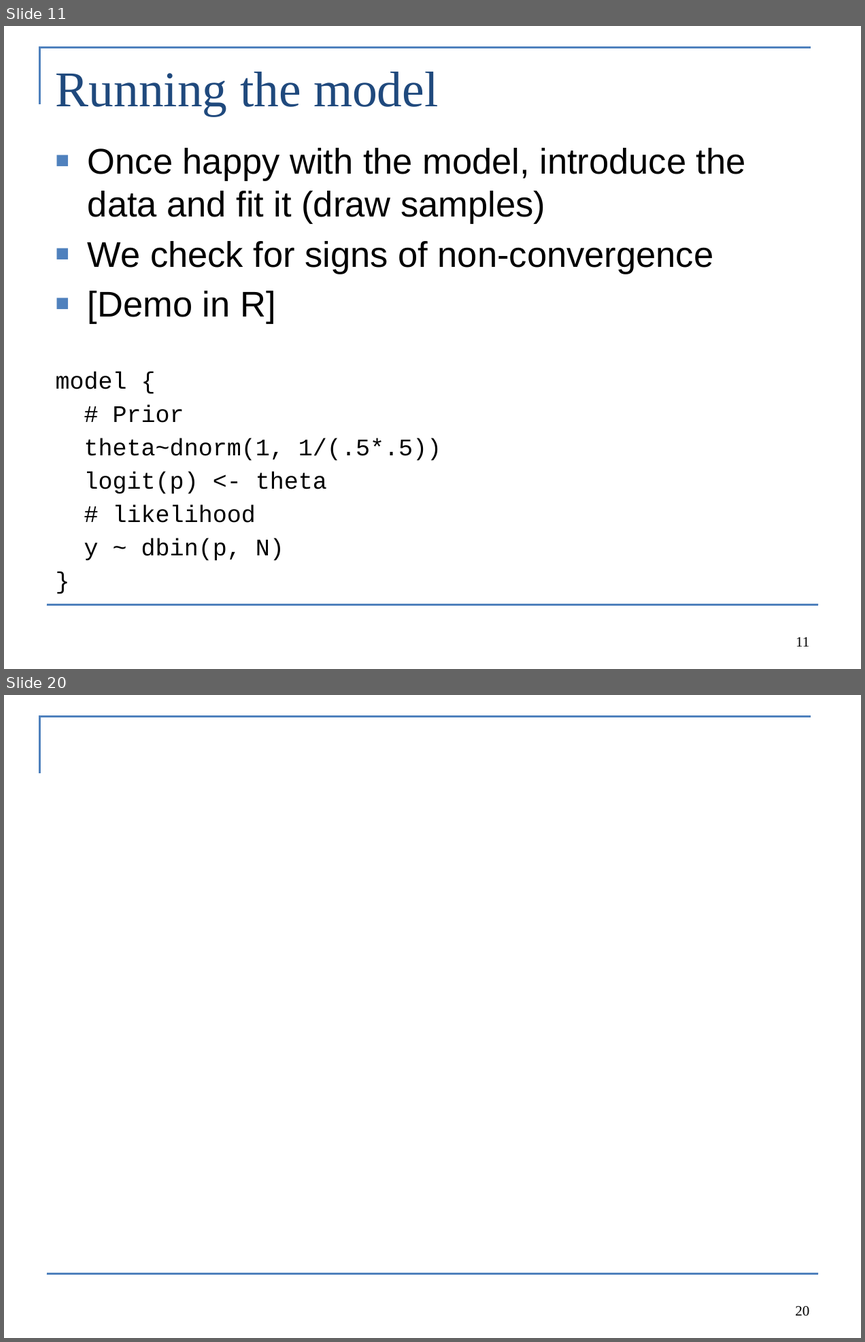
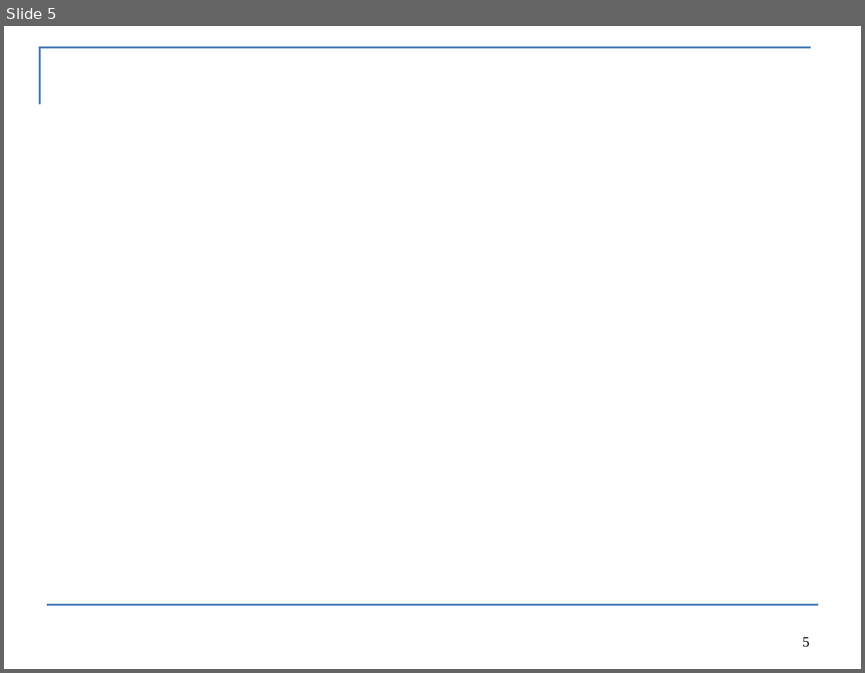
Before and after one commit to colemonnahan/bayes_workshop, a slide deck: dia3/lab3_selection.pptx. Shown one above the other, each under a label of ours: slides 11 and 20 before the commit, slide 5 after it; the slides between them are not shown. The pictures are 865x1342 and 865x673 pixels, drawn with LibreOffice and Linux fonts; fonts in the diff are those of the drawing. Boxes give left, top, right and bottom in pixels: in the first picture for what was removed or moved away, otherwise in the second. Text is boxed around its words. In the diff, an @@ line names an element or a change of style, - is before the commit and + after.

```diff
--- a/dia3/lab3_selection.pptx
+++ b/dia3/lab3_selection.pptx
@@ slide 11 removed at (4,26,861,669), background #FFFFFF; not listed: 2 template elements that a slide beside it also shows @@
@@ title removed at (56,72,439,116) @@
-Running the model
@@ text removed at (88,148,746,324) @@
-■ Once happy with the model, introduce the data and fit it (draw samples)
-■ We check for signs of non-convergence
-■ [Demo in R]
@@ text removed at (56,371,441,560) @@
-model {
-# Prior
-theta~dnorm(1, 1/(.5*.5))
-logit(p) <- theta
-# likelihood
-y ~ dbin(p, N)
-}
@@ page number removed at (796,637,809,646) @@
-11
@@ what was slide 20 is now slide 5 @@
@@ page number at (802,637,809,647): text changed @@
-20
+5
```
Also in this commit, not shown: 2 slides changed, 4 slides added, 16 other slides removed, 4 other files.
